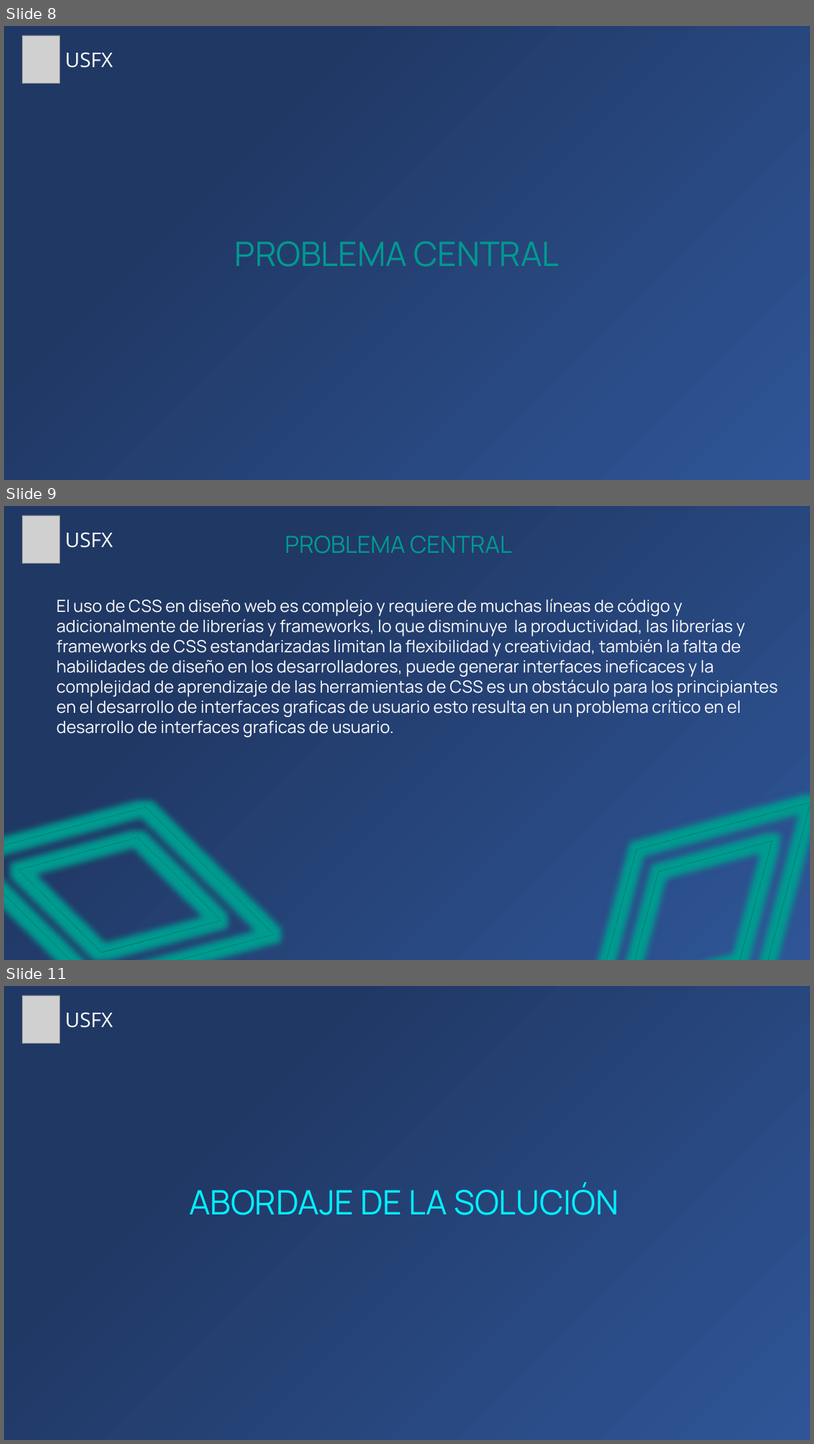
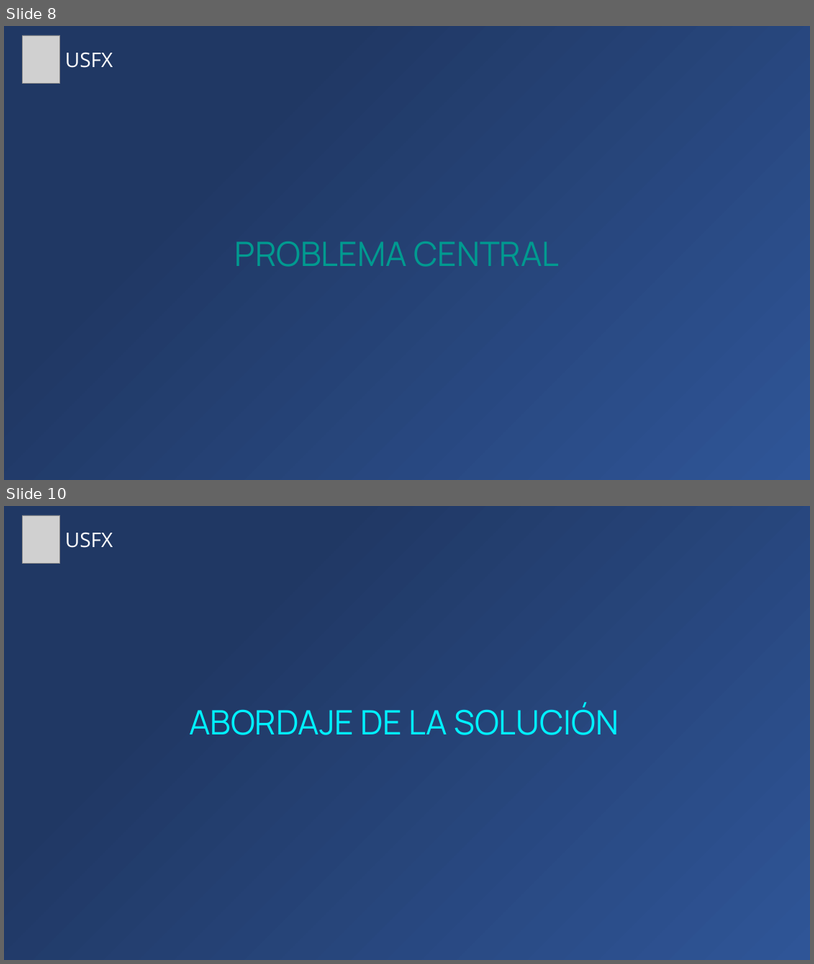
Before and after one commit to Zelechos/Generador-Css, a slide deck: documents/Presentación de Perfil - Modelo Generador CSS.pptx. Shown one above the other, each under a label of ours: slides 8, 9 and 11 before the commit, slides 8 and 10 after it; the slides between them are not shown. The pictures are 814x1444 and 814x964 pixels, drawn with LibreOffice and Linux fonts; fonts in the diff are those of the drawing; grey boxes stand for pictures. Boxes give left, top, right and bottom in pixels: in the first picture for what was removed or moved away, otherwise in the second. Text is boxed around its words. In the diff, an @@ line names an element or a change of style, - is before the commit and + after.

```diff
--- a/documents/Presentación de Perfil - Modelo Generador CSS.pptx
+++ b/documents/Presentación de Perfil - Modelo Generador CSS.pptx
@@ slide 9 removed at box(4, 506, 810, 960), background gradient #2F5597 to #203864 @@
@@ picture removed at box(22, 515, 60, 563) @@
@@ text removed at box(65, 532, 113, 548) @@
-USFX
@@ text removed at box(285, 536, 512, 554) @@
-PROBLEMA CENTRAL
@@ text removed at box(57, 598, 778, 737) @@
-El uso de CSS en diseño web es complejo y requiere de muchas líneas de código y adicionalmente de librerías y frameworks, lo que disminuye la productividad, las librerías y frameworks de CSS estandarizadas limitan la flexibilidad y creatividad, también la falta de habilidades de diseño en los desarrolladores, puede generar interfaces ineficaces y la complejidad de aprendizaje de las herramientas de CSS es un obstáculo para los principiantes en el desarrollo de interfaces graficas de usuario esto resulta en un problema crítico en el desarrollo de interfaces graficas de usuario.
@@ frame removed at box(4, 741, 275, 960) @@
@@ frame removed at box(589, 801, 810, 960) @@
@@ what was slide 11 is now slide 10 @@
```
Also in this commit, not shown: 4 slides changed, 1 slide added.
